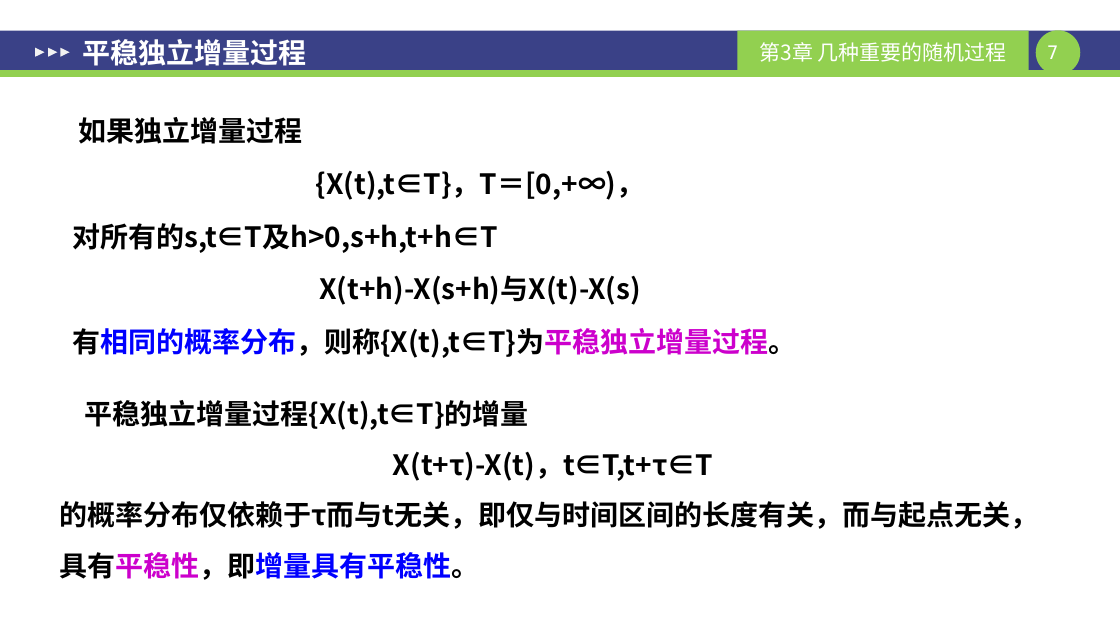
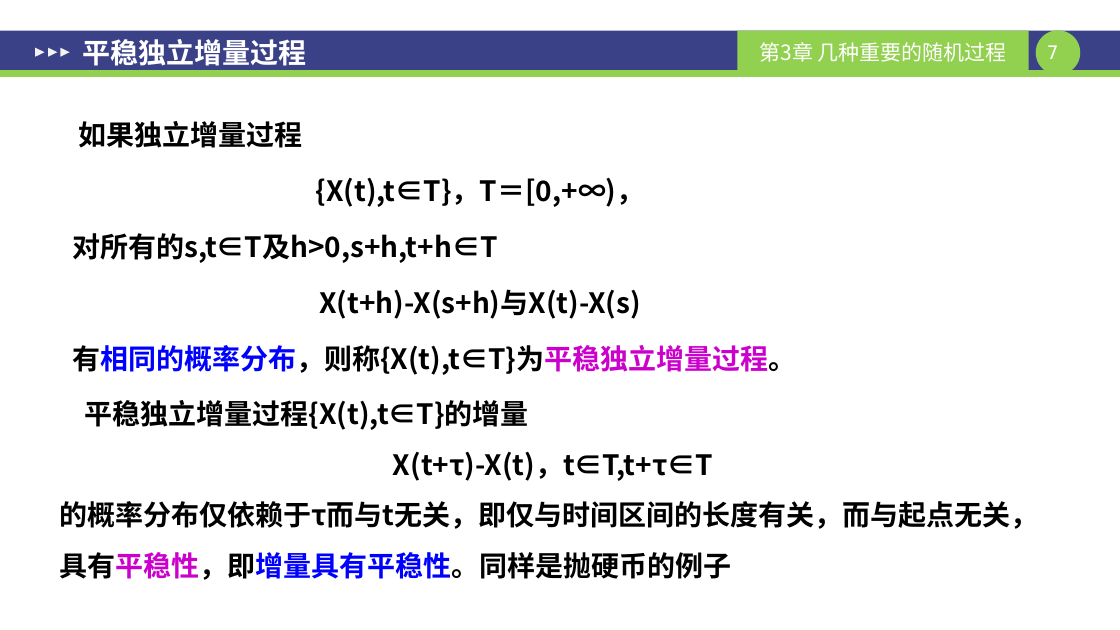
Before and after one commit to sangzige/course_resource, a slide deck: slide 7 of 随机过程/ch05-几种重要随机过程.pptx. Drawn at 1120x630 pixels with LibreOffice and Linux fonts; fonts in the diff are those of the drawing. Boxes give left, top, right and bottom in pixels: in the first picture for what was removed or moved away, otherwise in the second. Text is boxed around its words. In the diff, an @@ line names an element or a change of style, - is before the commit and + after.

Commit message:
补充随机过程去年题

```diff
--- a/随机过程/ch05-几种重要随机过程.pptx
+++ b/随机过程/ch05-几种重要随机过程.pptx
@@ text "如果独立增量过程" at [72,121,796,375]: line spacing 1.4 to 1.5 @@
@@ text at [60,501,1039,580]: text changed @@
-的概率分布仅依赖于τ而与t无关，即仅与时间区间的长度有关，而与起点无关，具有平稳性，即增量具有平稳性。
+的概率分布仅依赖于τ而与t无关，即仅与时间区间的长度有关，而与起点无关，具有平稳性，即增量具有平稳性。同样是抛硬币的例子
```
Also in this commit, not shown: 10 other slides changed, 26 other files.
